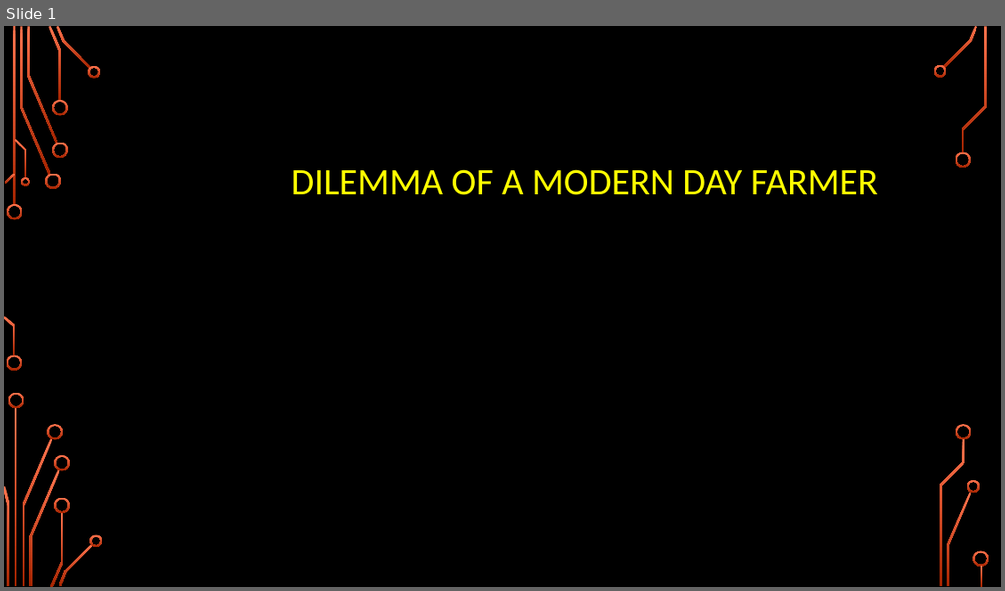
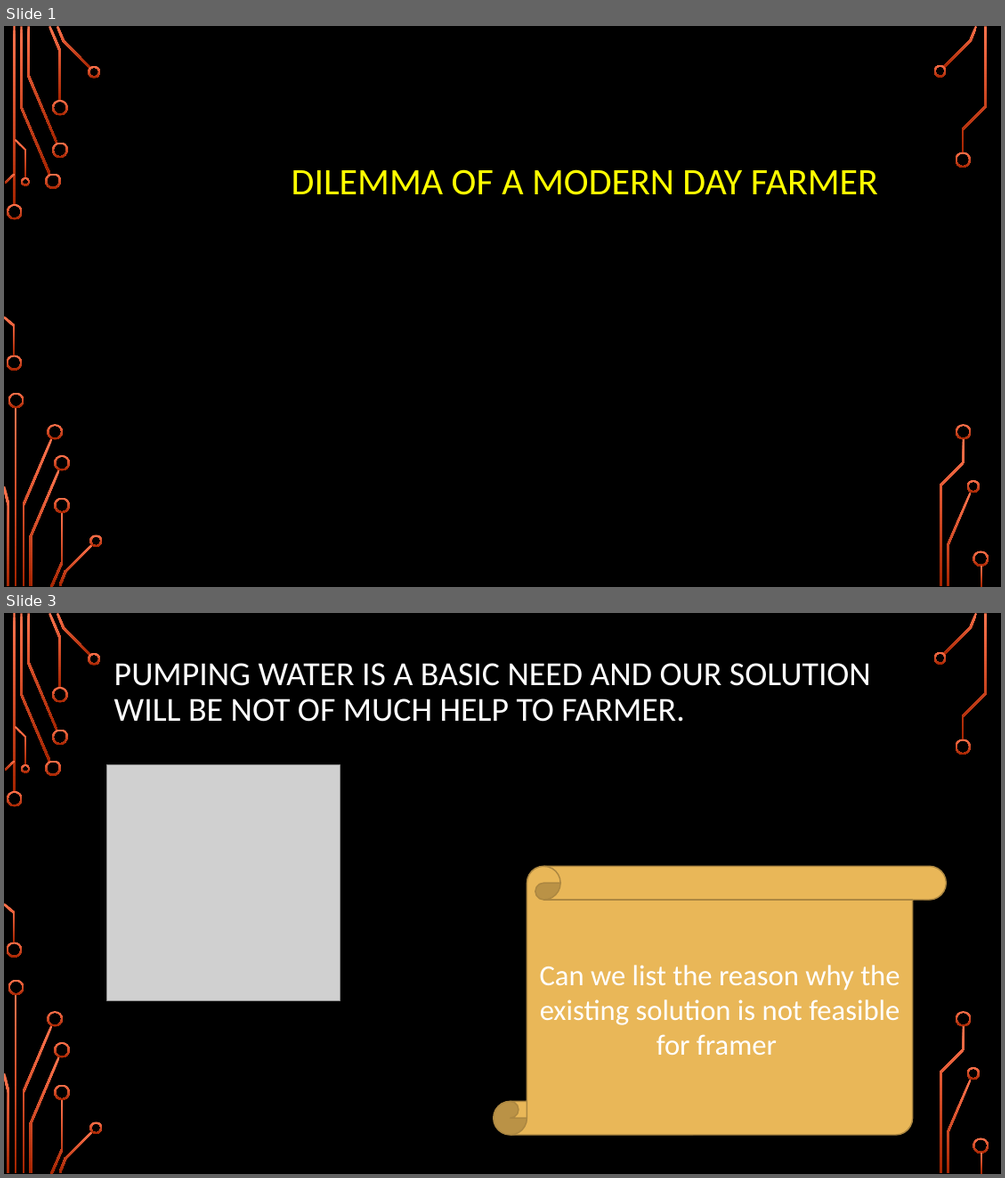
Before and after one commit to girishsukukumar/IoTWorkshop, a slide deck: Module-4.pptx. Shown one above the other, each under a label of ours: slide 1 before the commit, slides 1 and 3 after it; the slides between them are not shown. The pictures are 1005x591 and 1005x1178 pixels, drawn with LibreOffice and Linux fonts; fonts in the diff are those of the drawing; grey boxes stand for pictures; background and template pictures are left out. Boxes give left, top, right and bottom in pixels: in the first picture for what was removed or moved away, otherwise in the second. Text is boxed around its words. In the diff, an @@ line names an element or a change of style, - is before the commit and + after.

```diff
--- a/Module-4.pptx
+++ b/Module-4.pptx
@@ slide 3 added at (x1=4, y1=613, x2=1001, y2=1174), background picture (left out); not listed: 36 template elements that a slide beside it also shows @@
@@ title added at (x1=114, y1=663, x2=871, y2=722), 32.4 pt, text #FFFFFF @@
+PUMPING WATER IS A BASIC NEED AND OUR SOLUTION WILL BE NOT OF MUCH HELP TO FARMER.
@@ picture added at (x1=106, y1=765, x2=340, y2=1000) @@
@@ vertical scroll added at (x1=493, y1=866, x2=947, y2=1135), fill #E9B758, outline #AC8741 1.25 pt, 28 pt, text #FFFFFF @@
+Can we list the reason why the existing solution is not feasible for framer
```
Also in this commit, not shown: 7 other slides added, 2 slides removed.
